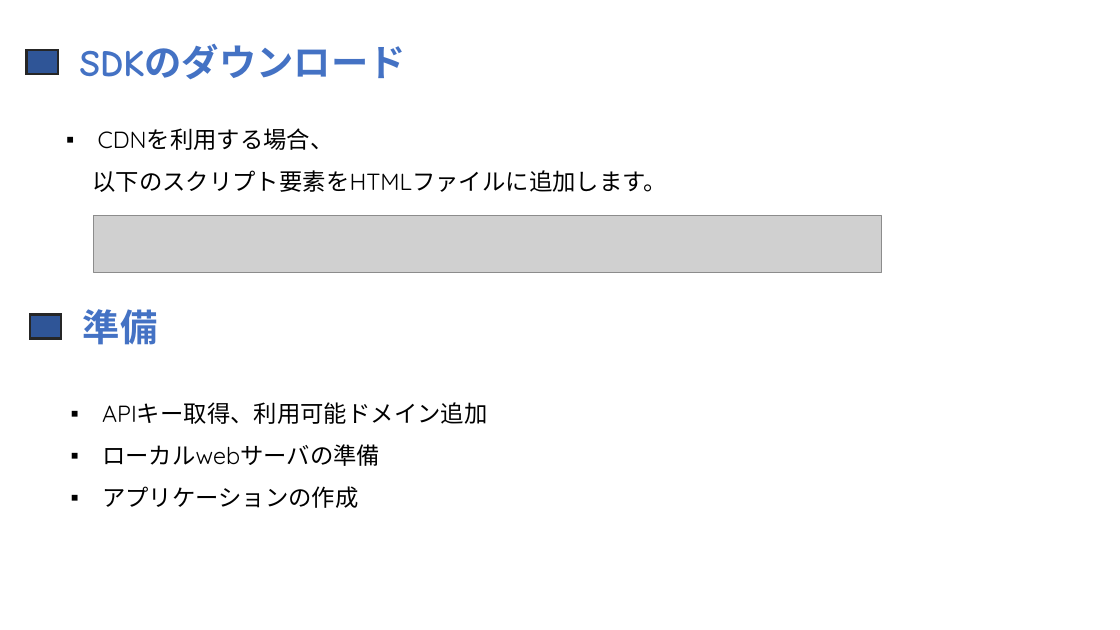
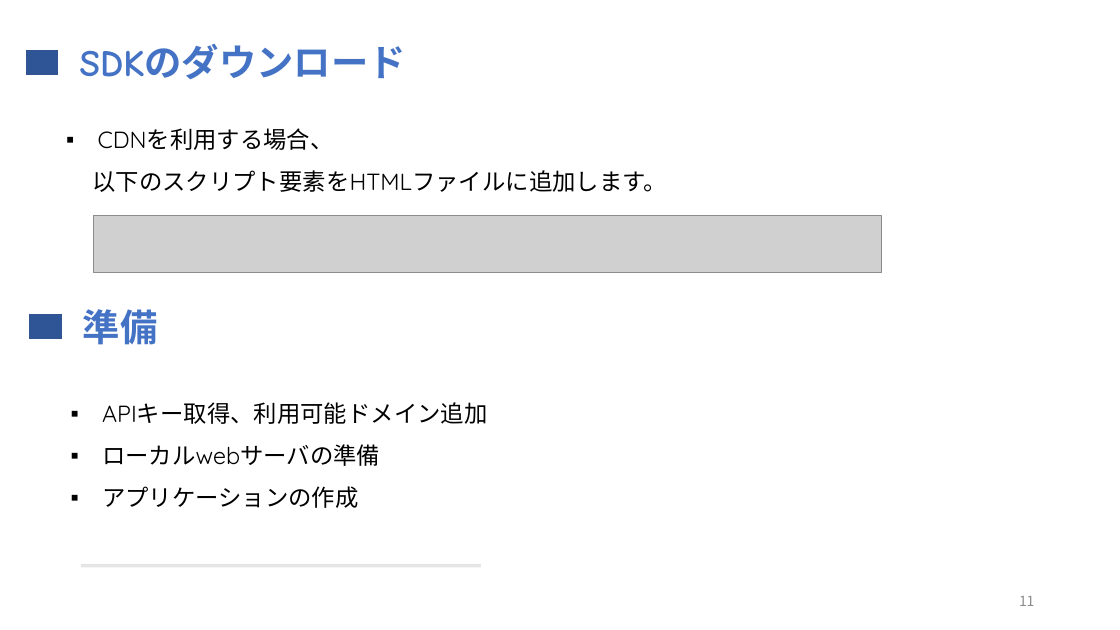
Before and after one commit to hninhnin95/webrtc-skyway, a slide deck: slide 11 of doc/勉強会_WebRTC_SkyWay.pptx. Drawn at 1120x630 pixels with LibreOffice and Linux fonts; fonts in the diff are those of the drawing; grey boxes stand for pictures. Boxes give left, top, right and bottom in pixels: in the first picture for what was removed or moved away, otherwise in the second. Text is boxed around its words. In the diff, an @@ line names an element or a change of style, - is before the commit and + after.

```diff
--- a/doc/勉強会_WebRTC_SkyWay.pptx
+++ b/doc/勉強会_WebRTC_SkyWay.pptx
@@ rectangle at (27,50,58,74): outline #262626 2.25 pt to #325491 1 pt @@
@@ rectangle at (30,315,61,339): outline #262626 2.25 pt to #325491 1 pt @@
@@ line added from (81, 566) to (481, 566), #000000 3 pt @@
@@ page number added at (1019,596,1035,606), 12 pt, text #8C8C8C @@
+11
```
Also in this commit, not shown: 12 other slides changed.
